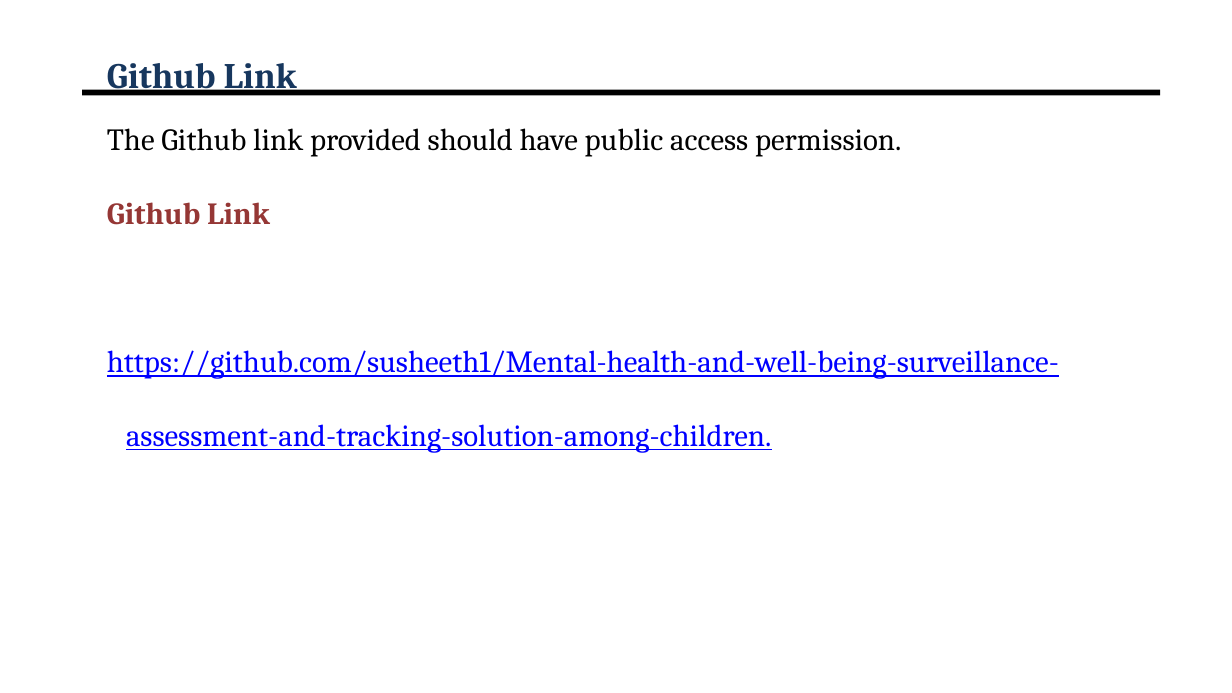
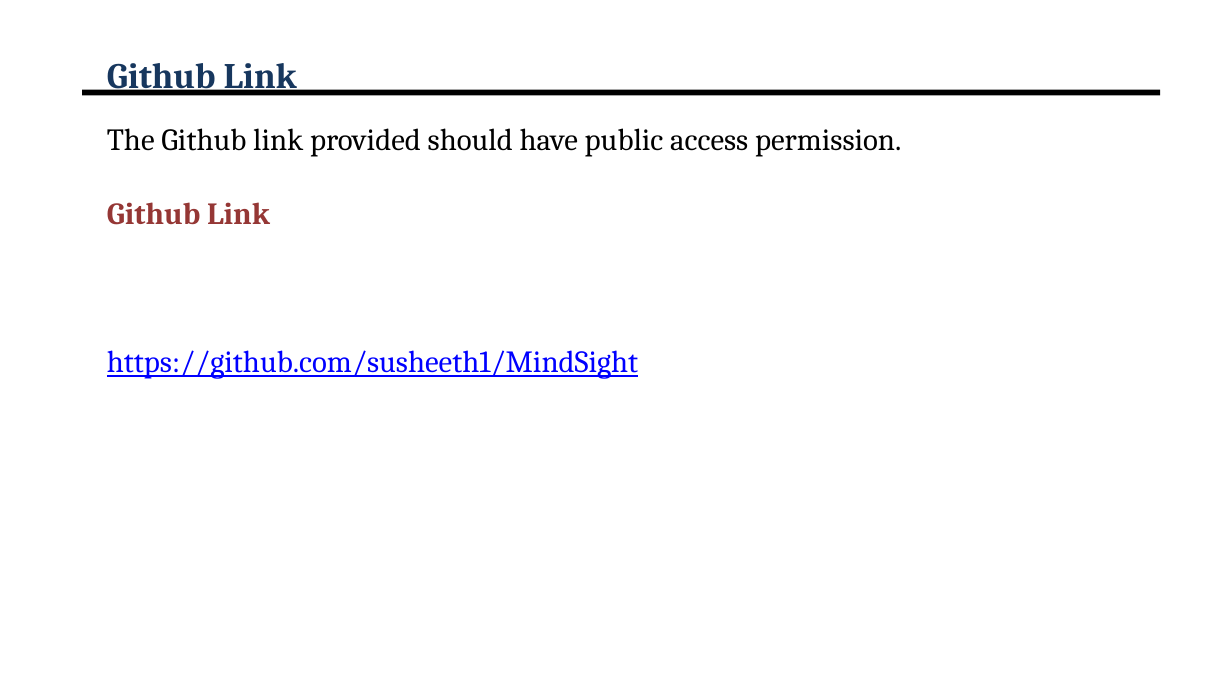
Before and after one commit to susheeth1/MindSight, a slide deck: slide 4 of Documents/PIP4004_Review-2.pptx. Drawn at 1232x693 pixels with LibreOffice and Linux fonts; fonts in the diff are those of the drawing; background and template pictures are left out. Boxes give left, top, right and bottom in pixels: in the first picture for what was removed or moved away, otherwise in the second. Text is boxed around its words. In the diff, an @@ line names an element or a change of style, - is before the commit and + after.

Commit message:
Update

```diff
--- a/Documents/PIP4004_Review-2.pptx
+++ b/Documents/PIP4004_Review-2.pptx
@@ text at (107,350,638,379): text changed @@
-https://github.com/susheeth1/Mental-health-and-well-being-surveillance-assessment-and-tracking-solution-among-children.
+https://github.com/susheeth1/MindSight
```
Also in this commit, not shown: 6 other slides changed.
